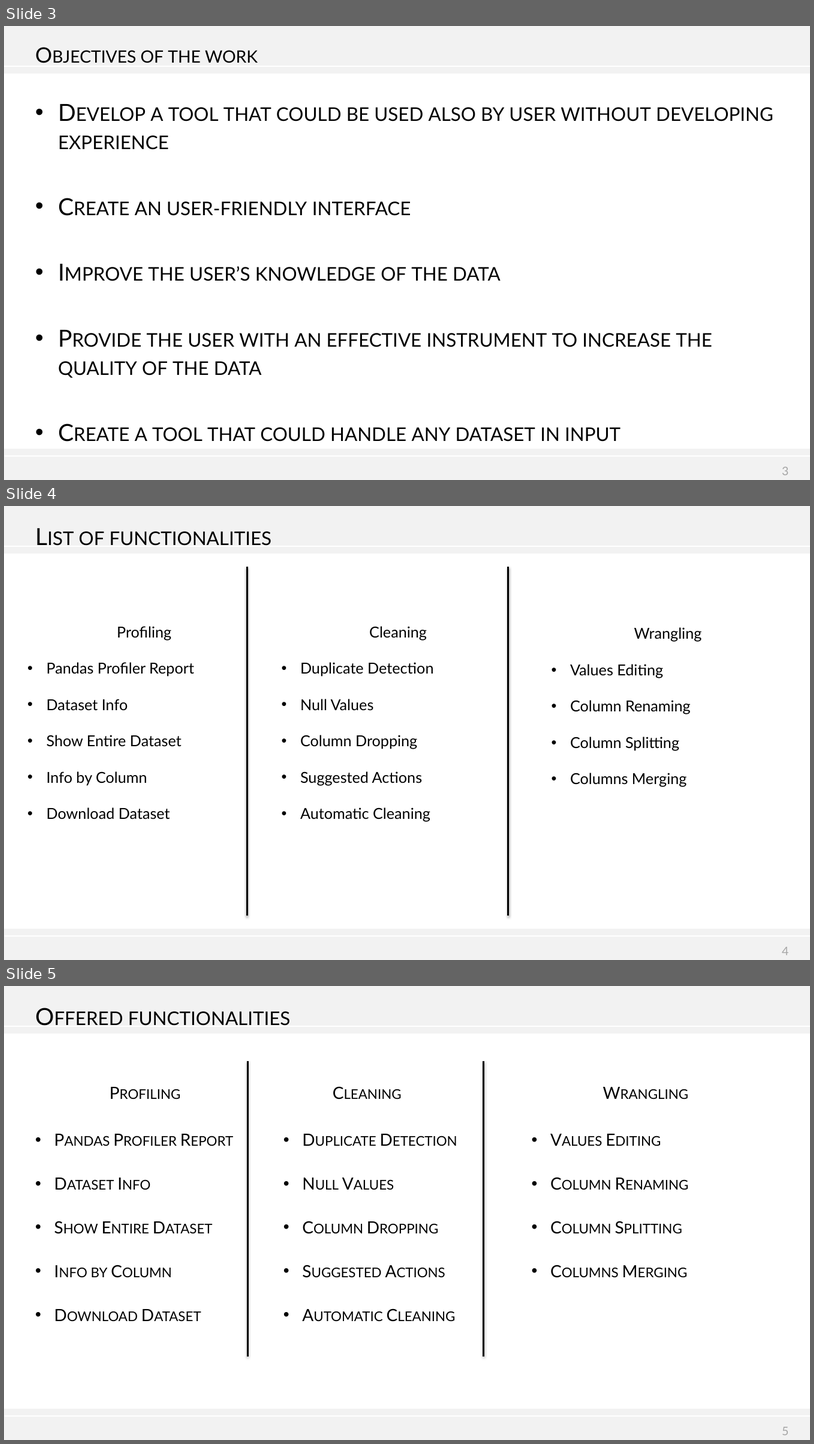
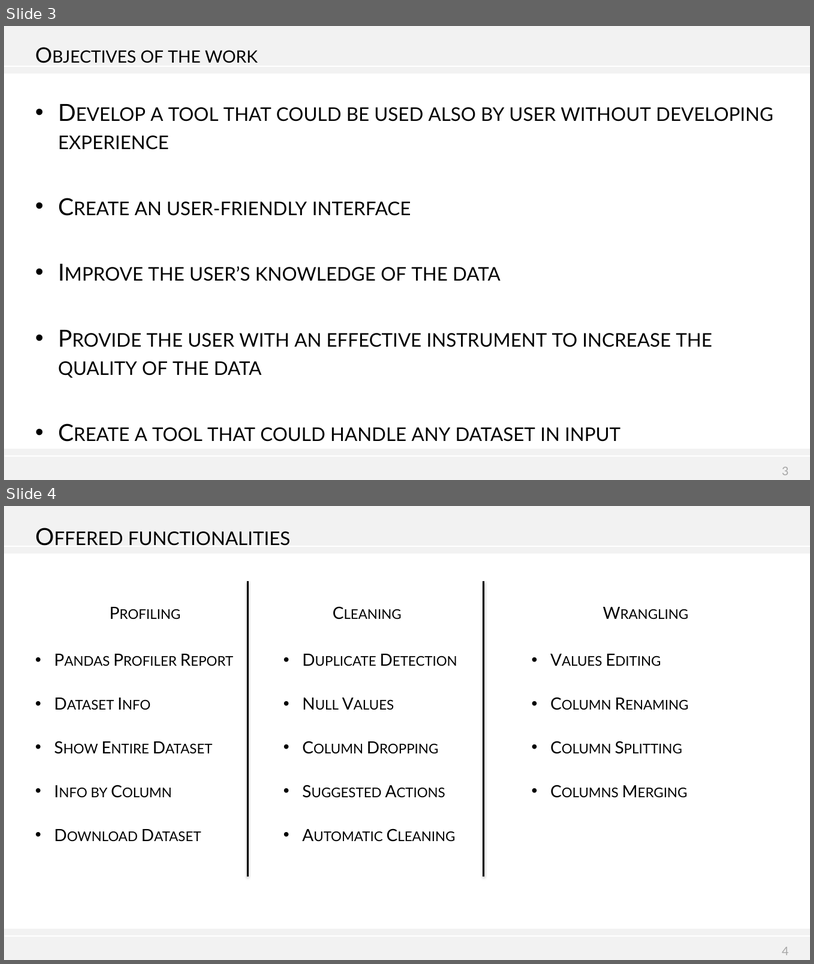
Before and after one commit to LorenzoVela/Thesis, a slide deck: Vela_Presentazione_Tesi.pptx. Shown one above the other, each under a label of ours: slides 3, 4 and 5 before the commit, slides 3 and 4 after it. The pictures are 814x1444 and 814x964 pixels, drawn with LibreOffice and Linux fonts; fonts in the diff are those of the drawing; background and template pictures are left out. Boxes give left, top, right and bottom in pixels: in the first picture for what was removed or moved away, otherwise in the second. Text is boxed around its words. In the diff, an @@ line names an element or a change of style, - is before the commit and + after.

```diff
--- a/Vela_Presentazione_Tesi.pptx
+++ b/Vela_Presentazione_Tesi.pptx
@@ slide 4 removed at [4,506,810,960], background #FFFFFF; not listed: 6 template elements that a slide beside it also shows @@
@@ title removed at [79,531,272,546] @@
-List of functionalities
@@ line removed from (247, 567) to (247, 916) @@
@@ line removed from (509, 567) to (509, 916) @@
@@ text removed at [47,626,194,819] @@
-Profiling
-• Pandas Profiler Report
-• Dataset Info
-• Show Entire Dataset
-• Info by Column
-• Download Dataset
@@ text removed at [300,626,434,822] @@
-Cleaning
-• Duplicate Detection
-• Null Values
-• Column Dropping
-• Suggested Actions
-• Automatic Cleaning
@@ text removed at [570,627,702,787] @@
-Wrangling
-• Values Editing
-• Column Renaming
-• Column Splitting
-• Columns Merging
@@ page number removed at [782,946,789,955] @@
-4
@@ what was slide 5 is now slide 4 @@
@@ page number at [782,946,789,955]: text changed @@
-5
+4
```
Also in this commit, not shown: 2 other files.
